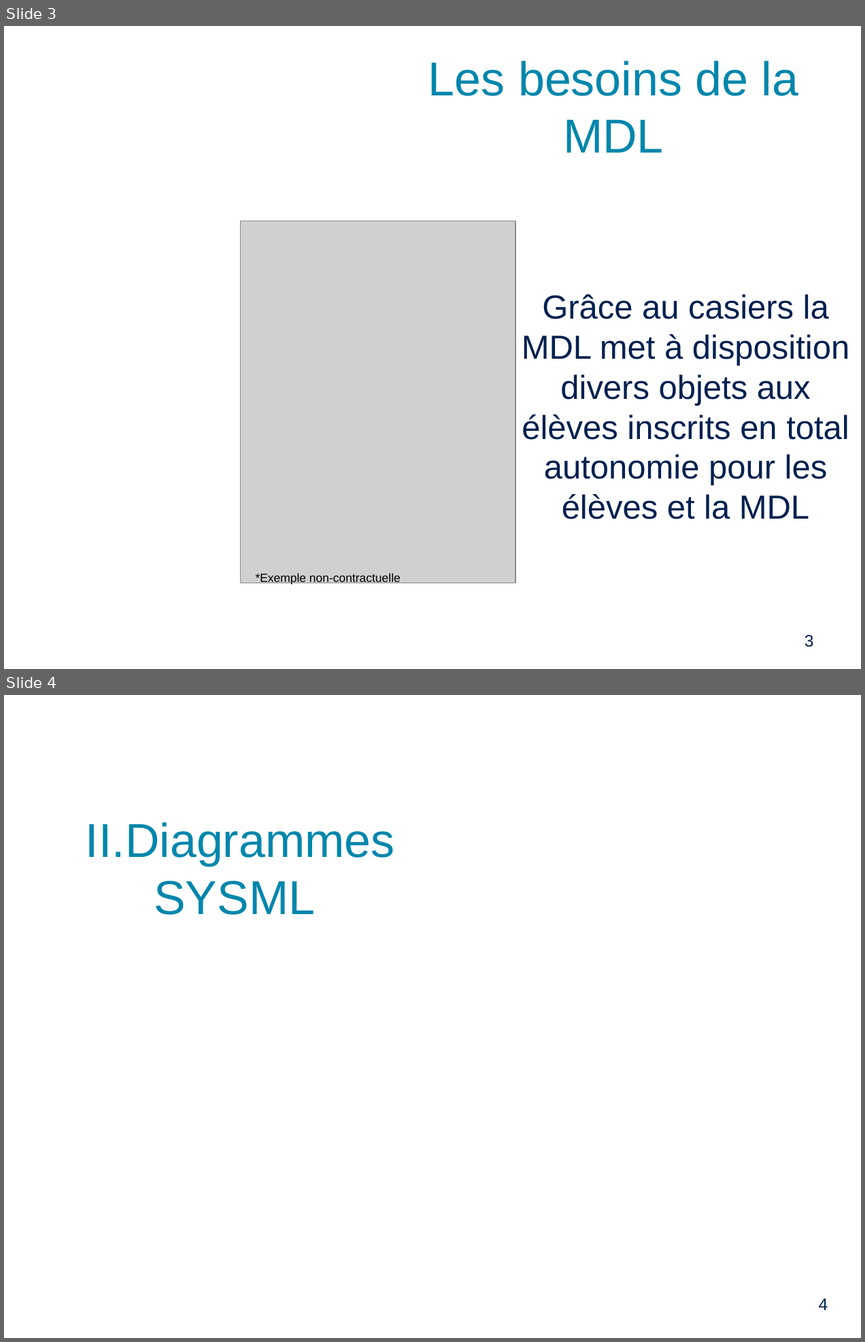
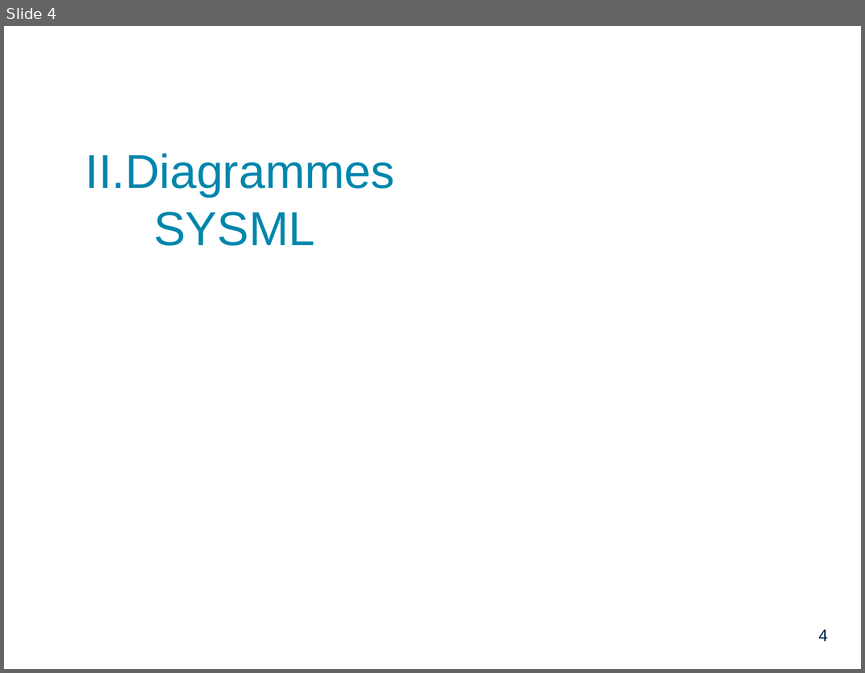
Before and after one commit to PinaudLucas/Projet, a slide deck: Lucas/Revue_2.odp. Shown one above the other, each under a label of ours: slides 3 and 4 before the commit, slide 4 after it. The pictures are 865x1342 and 865x673 pixels, drawn with LibreOffice and Linux fonts; fonts in the diff are those of the drawing; grey boxes stand for pictures; background and template pictures are left out. Boxes give left, top, right and bottom in pixels: in the first picture for what was removed or moved away, otherwise in the second. Text is boxed around its words. In the diff, an @@ line names an element or a change of style, - is before the commit and + after.

```diff
--- a/Lucas/Revue_2.odp
+++ b/Lucas/Revue_2.odp
@@ slide 3 removed at (4,26,861,669), background picture (left out) @@
@@ title removed at (428,61,798,152) @@
-Les besoins de la MDL
@@ picture removed at (241,221,515,583) @@
@@ text removed at (521,294,849,519) @@
-Grâce au casiers la MDL met à disposition divers objets aux élèves inscrits en total autonomie pour les élèves et la MDL
@@ text removed at (256,573,400,585) @@
-*Exemple non-contractuelle
@@ page number removed at (804,635,814,647) @@
-3
```
Also in this commit, not shown: 3 slides changed, 3 slides added, 1 other slide removed, 4 other files.
